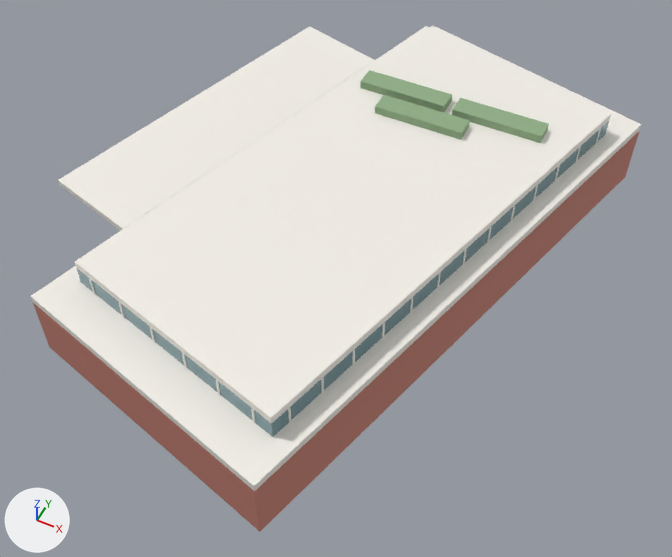
An edit to the Blender file assets/models/fong.blend, drawn before and after from the same camera.
One viewpoint serves both versions: a camera (50 mm lens) standing at (17.2, -38.1, 44.5) and looking at (-0.4, -2.9, 0.4). Arrows for +X, +Y and +Z are at lower left; the lights stay in place. The older version comes first.

Names of what the first picture shows: 'FSC_base', 'FSC_canopy', 'FSC_clerestory', 'FSC_fascia', 'FSC_planter_0', 'FSC_planter_1', 'FSC_planter_2', 'FSC_roof' and 1 more.
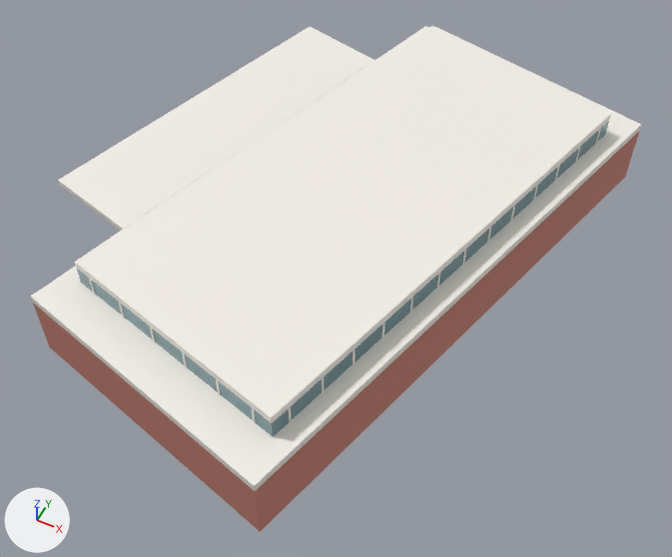
Pixel boxes (x1, y1, x2, y2) of what changed, in the pictures (672 x 557 px):
'FSC_planter_2', deleted
    before: (452, 98, 549, 143)
'FSC_planter_1', deleted
    before: (375, 95, 470, 140)
'FSC_planter_0', deleted
    before: (360, 70, 452, 112)

Diff of the bpy script that builds the scene:
```diff
--- a/assets/models/fong.blend.py
+++ b/assets/models/fong.blend.py
@@ ob_fsc_planter_0 @@
-ob_fsc_planter_0 = bpy.data.objects.new('FSC_planter_0', me_cube_049)
-ob_fsc_planter_0.location = (-1.23, 9.07, 6.68)
-ob_fsc_planter_0.scale = (6.0, 1.4, 0.55)
@@ ob_fsc_planter_1 @@
-ob_fsc_planter_1 = bpy.data.objects.new('FSC_planter_1', me_cube_050)
-ob_fsc_planter_1.location = (0.77, 7.07, 6.68)
-ob_fsc_planter_1.scale = (6.0, 1.4, 0.55)
@@ ob_fsc_planter_2 @@
-ob_fsc_planter_2 = bpy.data.objects.new('FSC_planter_2', me_cube_051)
-ob_fsc_planter_2.location = (5.37, 9.0, 6.68)
-ob_fsc_planter_2.scale = (6.0, 1.4, 0.55)
```
